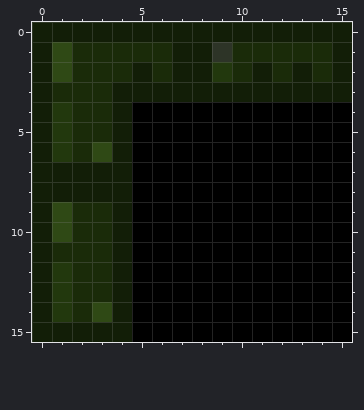
Edited in one commit: pixel-art sprite (Assets/Textures/World Tiles/Walls/Cross.png). Above, as it was before the edit.
The file is 16x16 pixels. Colours within 5 levels of each other are drawn and written as one.
After the commit:
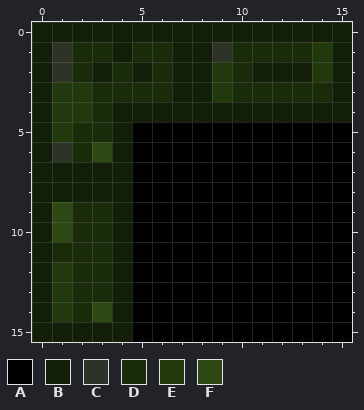
Palette (. is transparent): A #000000  B #121e07  C #2d3427  D #1a2b09  E #22380d  F #2f4915
The edit:
{"y":1,"x":1,"old":"F","new":"C"}
{"y":1,"x":4,"old":"D","new":"B"}
{"y":1,"x":14,"old":"D","new":"E"}
{"y":2,"x":1,"old":"F","new":"C"}
{"y":2,"x":3,"old":"D","new":"B"}
{"y":2,"x":12,"old":"D","new":"B"}
{"y":2,"x":14,"old":"D","new":"E"}
{"y":3,"x":1,"old":"DD","new":"EE"}
{"y":3,"x":4,"old":"BBB","new":"DDD"}
{"y":3,"x":9,"old":"BBBBBB","new":"EDDDDD"}
{"y":4,"x":2,"old":"D","new":"E"}
{"y":4,"x":5,"old":"AAAAAAAAAAA","new":"BBBBBBBBBBB"}
{"y":6,"x":1,"old":"E","new":"C"}
{"label":"changed","picture_box":[52,42,352,162]}
